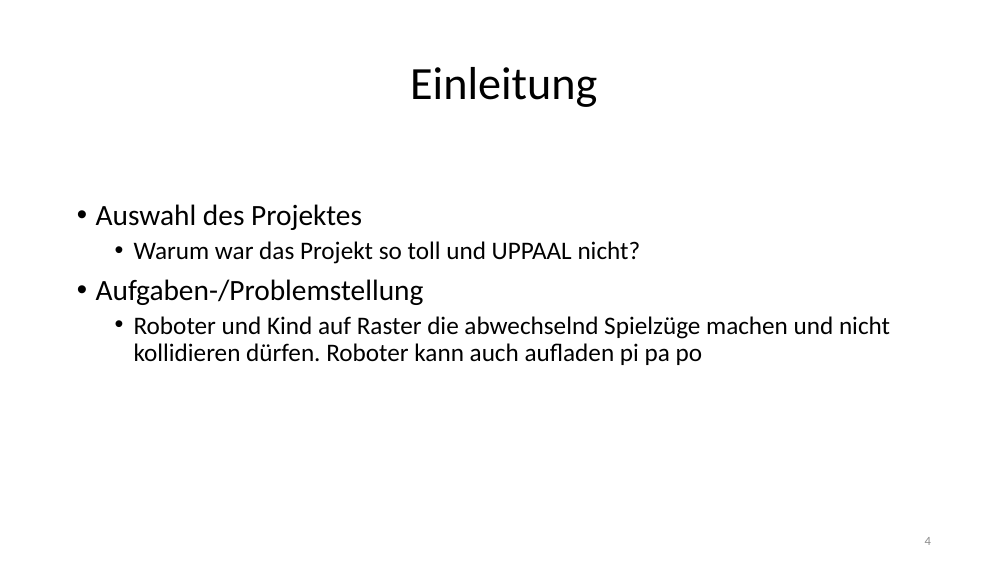
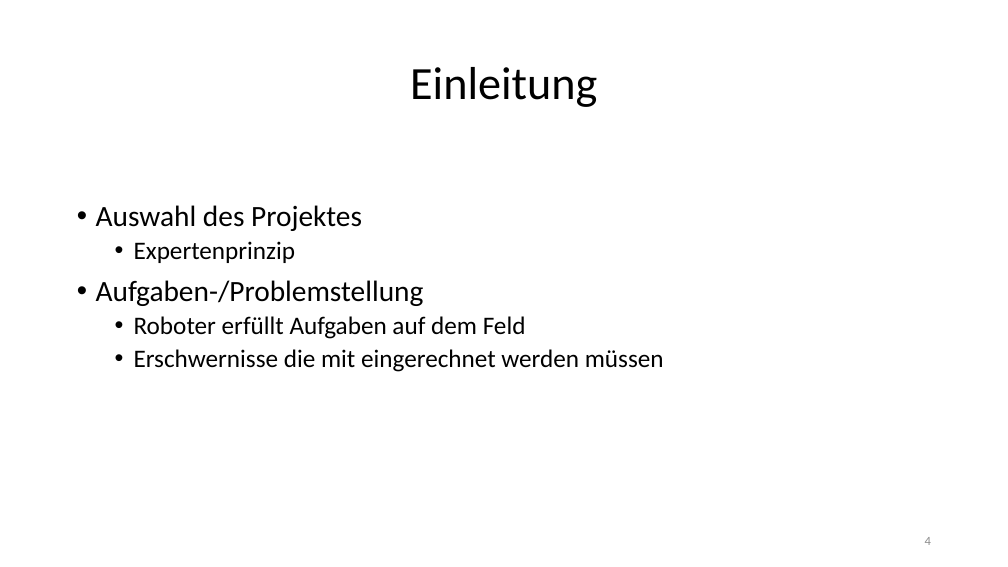
Before and after one commit to jhbruhn/fmes, a slide deck: slide 4 of Dokumentation/Roboter.pptx. Drawn at 1008x567 pixels with LibreOffice and Linux fonts; fonts in the diff are those of the drawing. Boxes give left, top, right and bottom in pixels: in the first picture for what was removed or moved away, otherwise in the second. Text is boxed around its words. In the diff, an @@ line names an element or a change of style, - is before the commit and + after.

```diff
--- a/Dokumentation/Roboter.pptx
+++ b/Dokumentation/Roboter.pptx
@@ text at box(134, 241, 296, 263): text changed @@
-  • Warum war das Projekt so toll und UPPAAL nicht?
+  • Expertenprinzip
@@ text at box(134, 316, 664, 372): text changed @@
-  • Roboter und Kind auf Raster die abwechselnd Spielzüge machen und nicht kollidieren dürfen. Roboter kann auch aufladen pi pa po
+  • Roboter erfüllt Aufgaben auf dem Feld
+  • Erschwernisse die mit eingerechnet werden müssen
```
Also in this commit, not shown: 2 other files.
